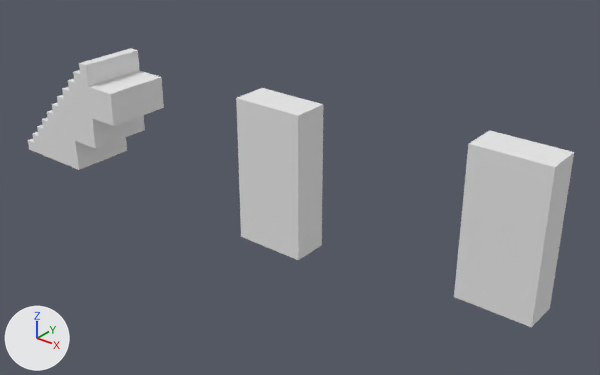
One commit to the OBJ model New folder/Assets/Level Models/2.5stair.obj: the scene before it, then after it.
One viewpoint serves both versions: a 50 mm lens placed at (41.0, -33.6, 34.3), pointed at (2.2, 15.0, 4.2). The axes (+X, +Y, +Z) are drawn at lower left. The lights are the same throughout. Where no turn or scale is listed for an object, it has been applied to the vertices. Vertices at the same position are counted once.

The first picture shows '2.5stair'.
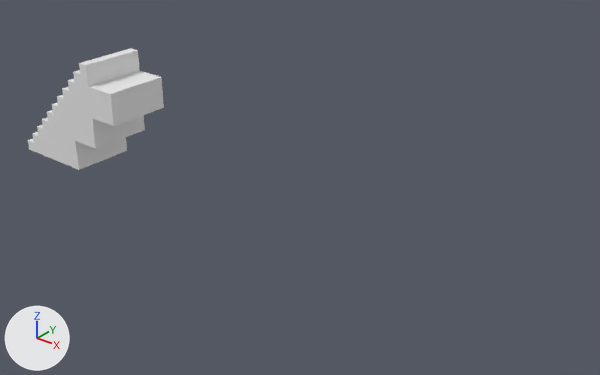
Where the change shows, as pixel boxes (x1, y1, x2, y2) in the pictures (600 x 375 px):
'2.5stair', reshaped (75% narrower, 56% shorter)
    before: (28, 48, 574, 327)
    after: (28, 48, 164, 170)
part 1 of me_2_5stair, deleted
    before: (454, 130, 574, 327)
part 2 of me_2_5stair, deleted
    before: (236, 88, 323, 260)

Diff of the bpy script that builds the scene:
```diff
--- a/New folder/Assets/Level Models/2.5stair.obj.py
+++ b/New folder/Assets/Level Models/2.5stair.obj.py
@@ me_2_5stair @@
 me_2_5stair.from_pydata(...)  # 76 vertices, 140 faces; spans x -29.0..24.0, y 10.0..16.0, z 1.0..13.0
 # used by ob_2_5stair; location = (0.0, 0.0, 0.0)
+# me_2_5stair part 1: the loose piece of 8 vertices spanning x 18.0..24.0, y 13.0..16.0, z 1.0..13.0 is deleted
+# me_2_5stair part 2: the loose piece of 8 vertices spanning x 0.0..6.0, y 10.0..13.0, z 1.0..13.0 is deleted
 me_2_5stair.materials.append(mat_palette)
```
